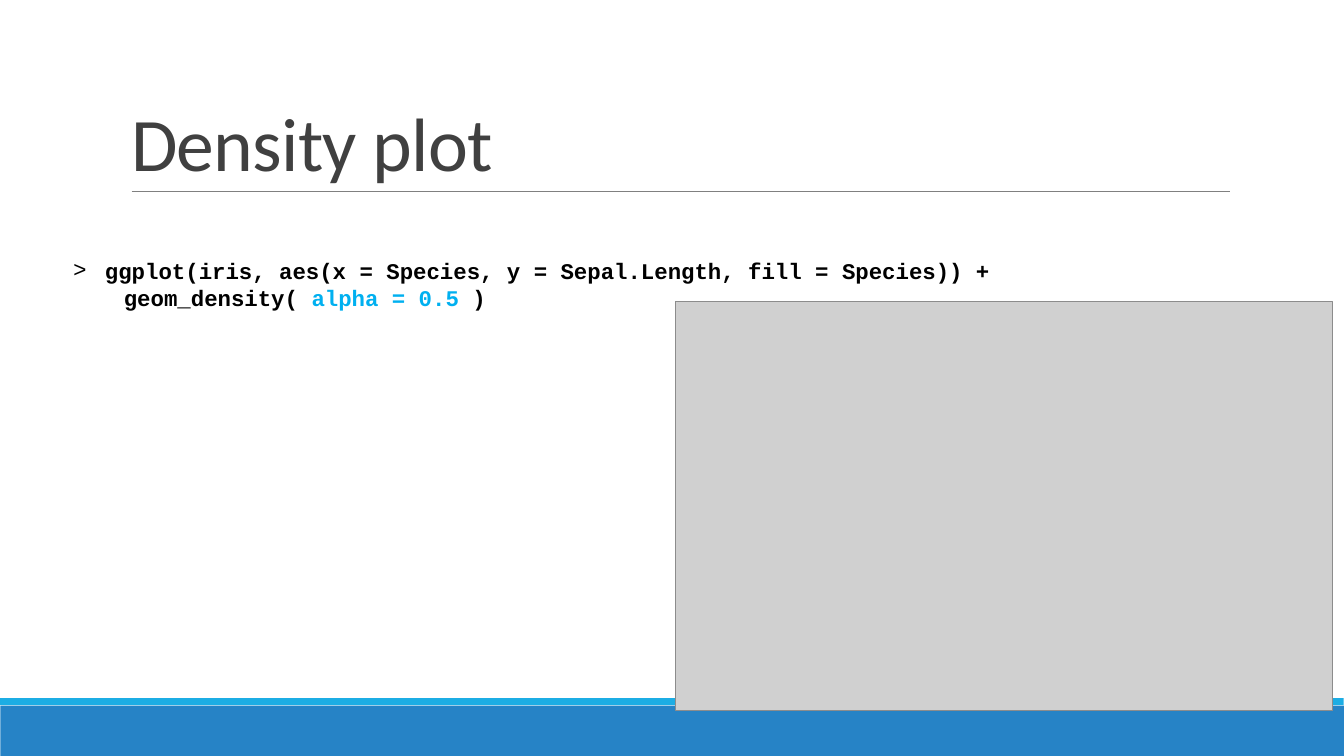
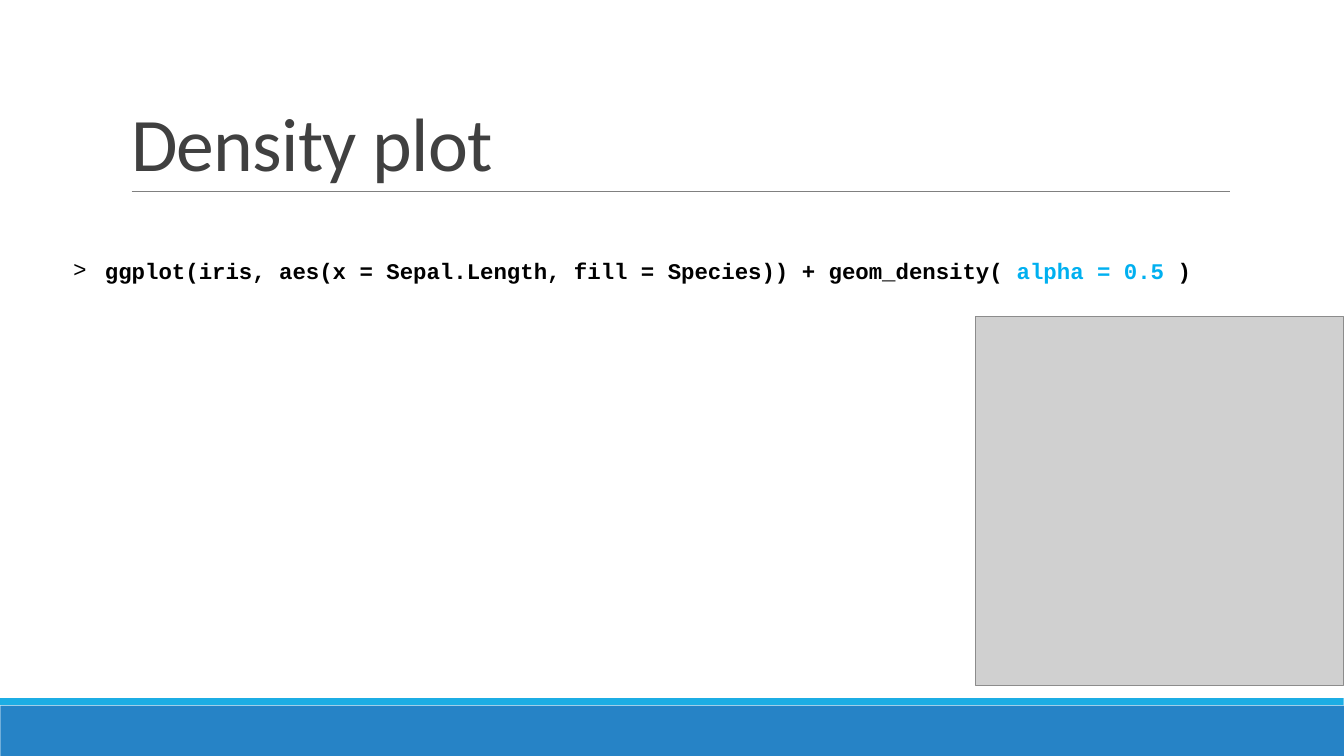
Before and after one commit to sjspielman/bio5312_fall2017, a slide deck: slide 43 of slides/day2_intro_to_tidyverse.pptx. Drawn at 1344x756 pixels with LibreOffice and Linux fonts; fonts in the diff are those of the drawing; grey boxes stand for pictures. Boxes give left, top, right and bottom in pixels: in the first picture for what was removed or moved away, otherwise in the second. Text is boxed around its words. In the diff, an @@ line names an element or a change of style, - is before the commit and + after.

```diff
--- a/slides/day2_intro_to_tidyverse.pptx
+++ b/slides/day2_intro_to_tidyverse.pptx
@@ text at box(105, 263, 1164, 284): text changed @@
-> ggplot(iris, aes(x = Species, y = Sepal.Length, fill = Species)) +
-  geom_density( alpha = 0.5 )
+> ggplot(iris, aes(x = Sepal.Length, fill = Species)) + geom_density( alpha = 0.5 )
@@ picture removed at box(676, 301, 1332, 712) @@
@@ picture added at box(976, 317, 1344, 686) @@
```
Also in this commit, not shown: 1 other slide changed, 1 slide added, 9 other files.
